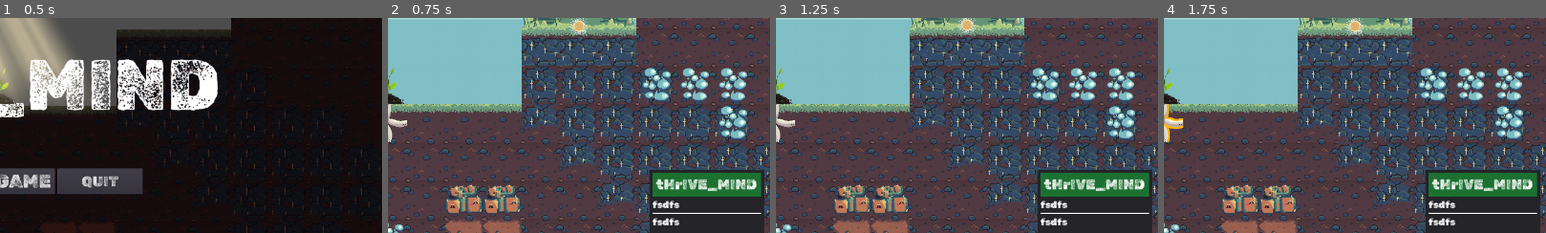
Above: before the commit, frames 1-4 (left to right).
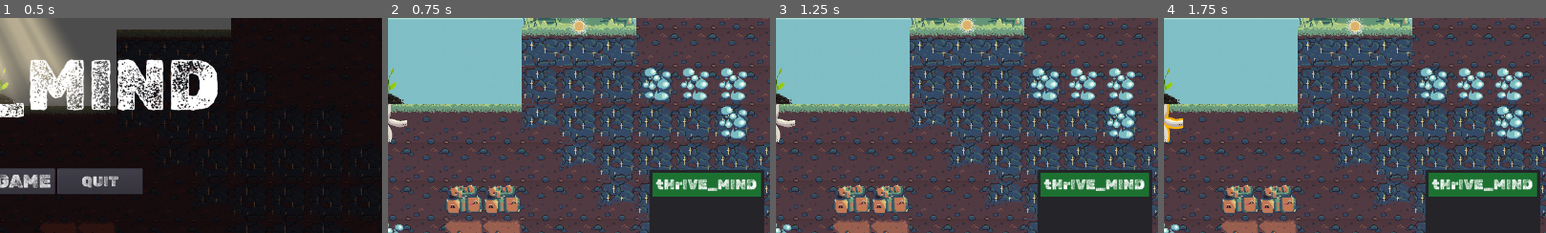
Above: after the commit, the same moments.

Repository: Gouellie/Roots
Game: Godot game, scene res://src/screens/main_menu.tscn
Same seed, same stepped clock (60 frames per second), same inputs: the game is played once before the commit and once after it.
Inputs:
- Up to frame 1 (0.5 s): no input
- Up to frame 2 (0.75 s): click "NEW GAME" at 0.5 s
- Up to frame 3 (1.25 s): no input
- Up to frame 4 (1.75 s): click "END TURN" at 1.25 s
The pictures show only the part of the screen within x 50-100%, y 34-84%; the shares and areas given below are measured in that part.

Frame 1 is identical in both runs. In frame 2, 0.5% of the frame differs, in the area x 69-98%, y 84-97%; in frame 3, 0.5%; in frame 4, 0.5%.

Commit message:
Removed all mouse capture on info panel

Diff:
--- a/src/ui/info_panel.gd
+++ b/src/ui/info_panel.gd
@@ -32,4 +32,5 @@
 func _add_separator() -> void:
 	var sep = ColorRect.new()
 	sep.rect_min_size = Vector2(0.0, 2.0)
+	sep.mouse_filter = Control.MOUSE_FILTER_IGNORE
 	messages.add_child(sep)
--- a/src/ui/info_panel.tscn
+++ b/src/ui/info_panel.tscn
@@ -34,6 +34,7 @@
 [node name="MarginContainer" type="MarginContainer" parent="."]
 anchor_right = 1.0
 anchor_bottom = 1.0
+mouse_filter = 2
 custom_constants/margin_right = 5
 custom_constants/margin_top = 5
 custom_constants/margin_left = 5
@@ -44,11 +45,13 @@
 margin_top = 5.0
 margin_right = 187.0
 margin_bottom = 203.0
+mouse_filter = 2
 
 [node name="ColorRect" type="ColorRect" parent="MarginContainer/VBoxContainer"]
 margin_right = 182.0
 margin_bottom = 40.0
 rect_min_size = Vector2( 0, 40 )
+mouse_filter = 2
 color = Color( 0.113725, 0.447059, 0.196078, 1 )
 
 [node name="Label_Header" type="Label" parent="MarginContainer/VBoxContainer/ColorRect"]
@@ -63,22 +66,6 @@
 margin_top = 44.0
 margin_right = 182.0
 margin_bottom = 198.0
+mouse_filter = 2
 size_flags_vertical = 3
 theme = SubResource( 2 )
-
-[node name="Label" type="Label" parent="MarginContainer/VBoxContainer/Messages"]
-margin_right = 182.0
-margin_bottom = 19.0
-text = "fsdfs"
-
-[node name="ColorRect" type="ColorRect" parent="MarginContainer/VBoxContainer/Messages"]
-margin_top = 23.0
-margin_right = 182.0
-margin_bottom = 25.0
-rect_min_size = Vector2( 0, 2 )
-
-[node name="Label2" type="Label" parent="MarginContainer/VBoxContainer/Messages"]
-margin_top = 29.0
-margin_right = 182.0
-margin_bottom = 48.0
-text = "fsdfs"
